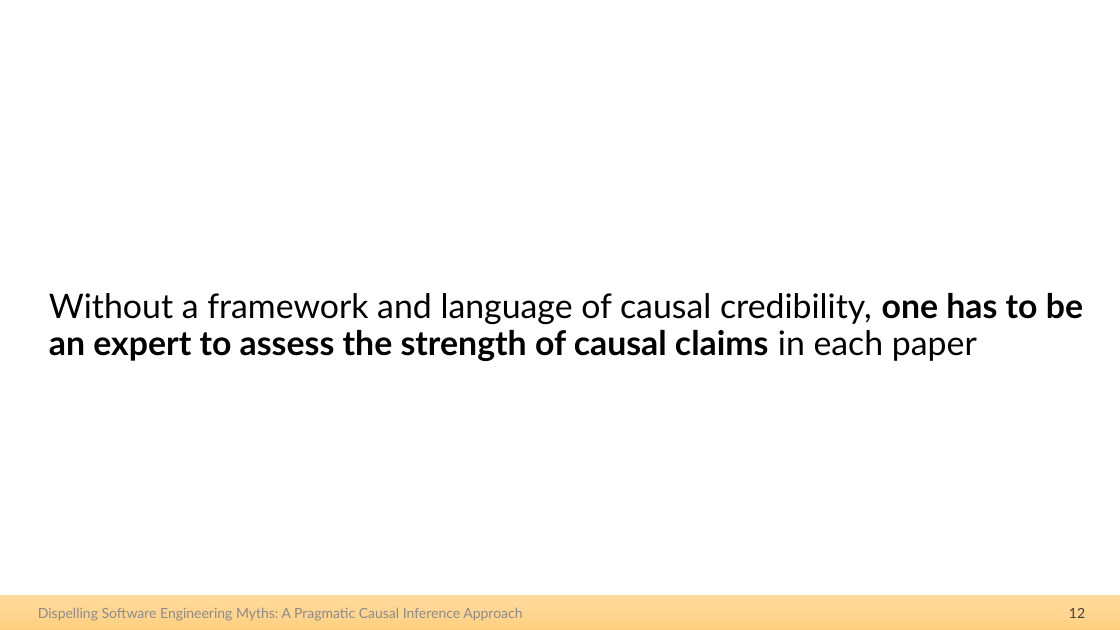
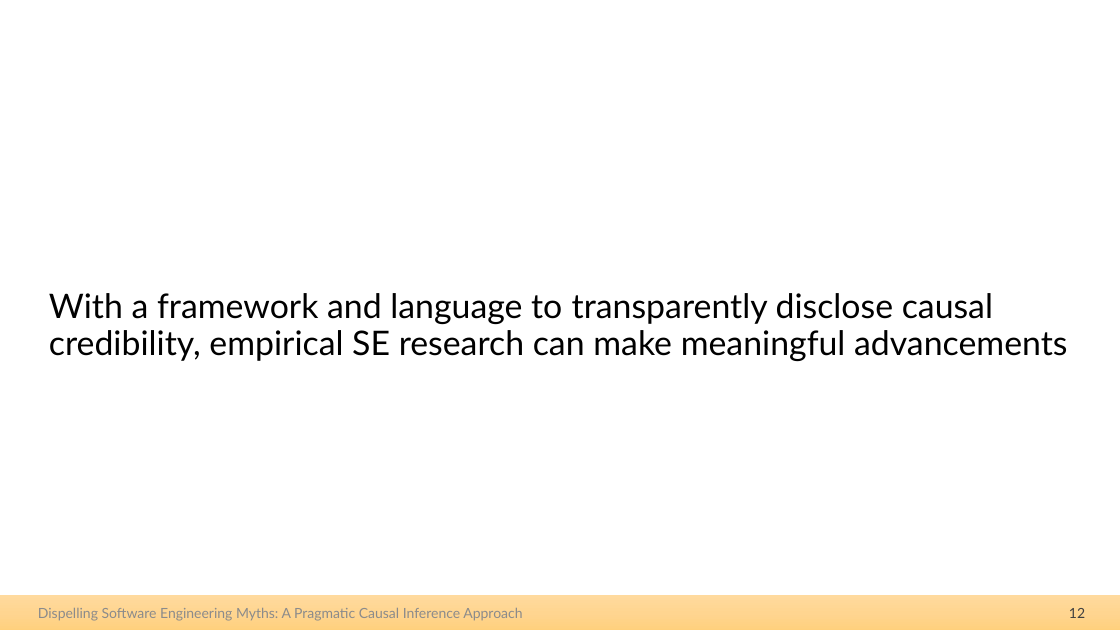
Before and after one commit to hehao98/Thesis, a slide deck: slide 12 of 2026.09.21-Thesis Defense.pptx. Drawn at 1120x630 pixels with LibreOffice and Linux fonts; fonts in the diff are those of the drawing. Boxes give left, top, right and bottom in pixels: in the first picture for what was removed or moved away, otherwise in the second. Text is boxed around its words. In the diff, an @@ line names an element or a change of style, - is before the commit and + after.

```diff
--- a/2026.09.21-Thesis Defense.pptx
+++ b/2026.09.21-Thesis Defense.pptx
@@ title at (x1=49, y1=293, x2=1067, y2=361): text changed @@
-Without a framework and language of causal credibility, one has to be an expert to assess the strength of causal claims in each paper
+With a framework and language to transparently disclose causal credibility, empirical SE research can make meaningful advancements
```
Also in this commit, not shown: 11 other slides changed, 1 slide added, 1 other file.
